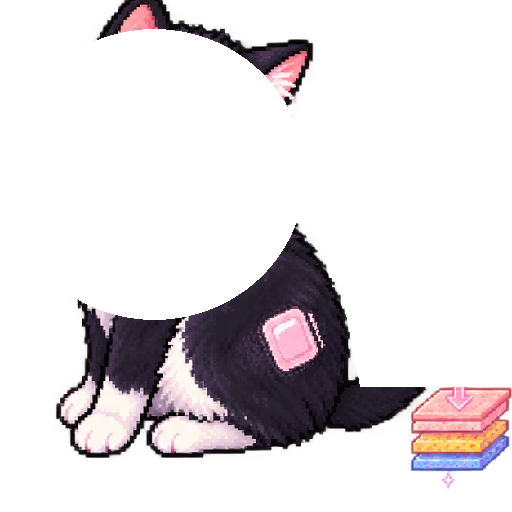
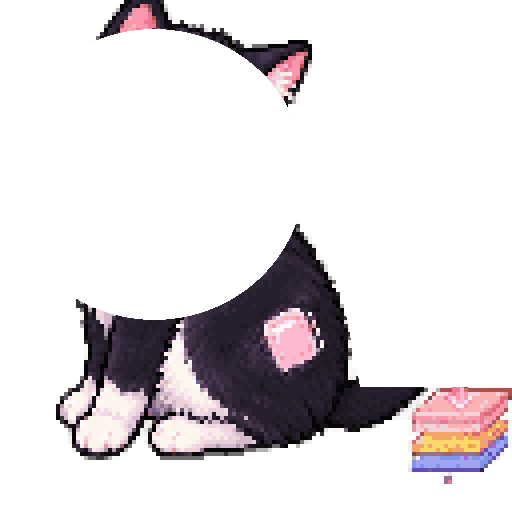
Layers edited between the first and the second 512x512 image:
painted on "head" over 75, 29, 304, 320
painted on "tail" over 338, 286, 360, 387
